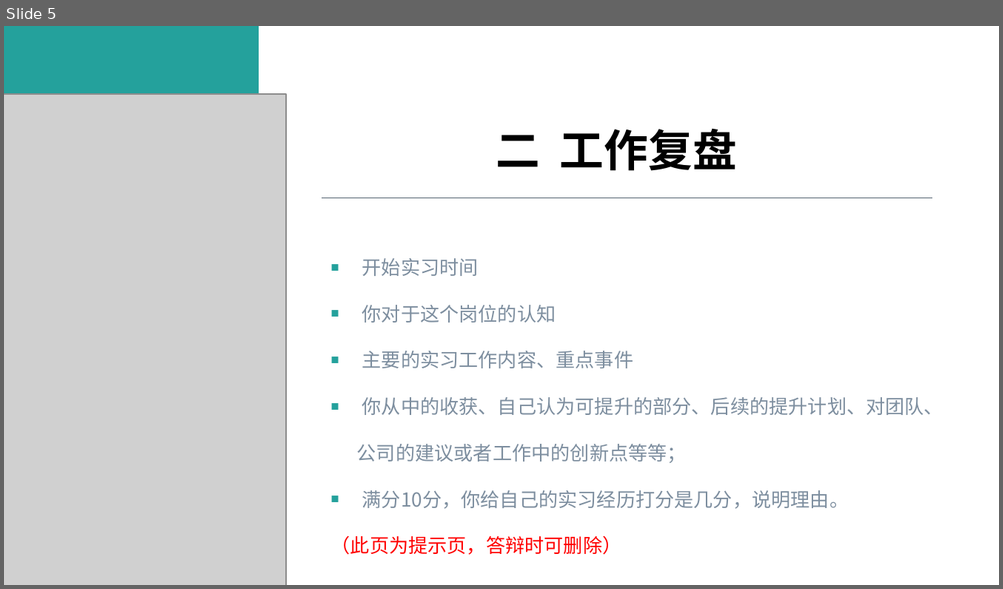
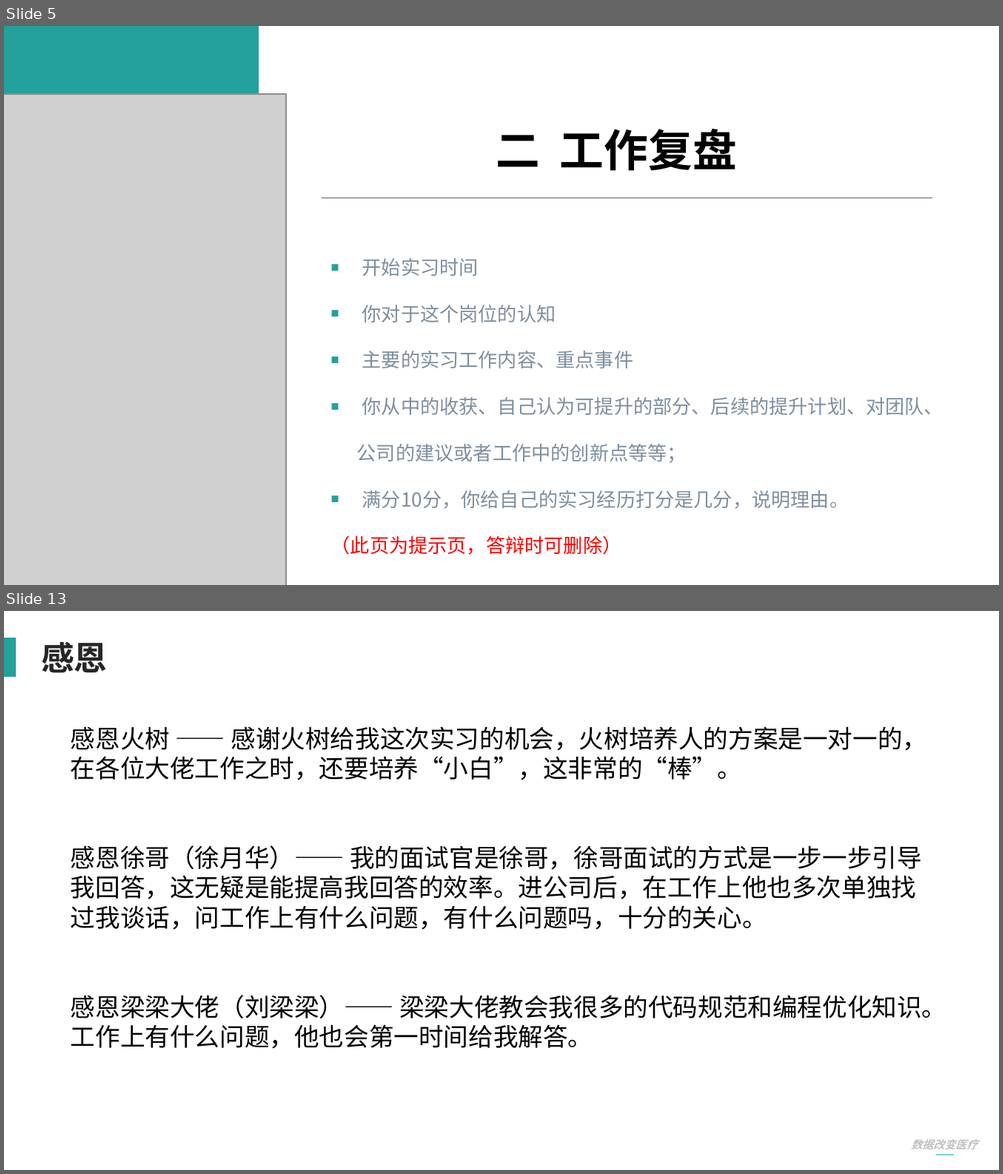
Before and after one commit to Aubwls/dabian, a slide deck: 实习答辩PPT模板-2020.pptx. Shown one above the other, each under a label of ours: slide 5 before the commit, slides 5 and 13 after it; the slides between them are not shown. The pictures are 1003x589 and 1003x1174 pixels, drawn with LibreOffice and Linux fonts; fonts in the diff are those of the drawing; grey boxes stand for pictures. Boxes give left, top, right and bottom in pixels: in the first picture for what was removed or moved away, otherwise in the second. Text is boxed around its words. In the diff, an @@ line names an element or a change of style, - is before the commit and + after.

Commit message:
提交要修改的代码

```diff
--- a/实习答辩PPT模板-2020.pptx
+++ b/实习答辩PPT模板-2020.pptx
@@ slide 13 added at (4, 611, 999, 1170), background #FFFFFF @@
@@ rectangle added at (4, 638, 16, 677), fill #24A19C @@
@@ text added at (41, 642, 108, 673), 24 pt, text #262626, bold @@
+感恩
@@ text added at (71, 726, 946, 1049), 18 pt, text #000000 @@
+感恩火树 —— 感谢火树给我这次实习的机会，火树培养人的方案是一对一的，在各位大佬工作之时，还要培养“小白”，这非常的“棒”。
+感恩徐哥（徐月华）—— 我的面试官是徐哥，徐哥面试的方式是一步一步引导我回答，这无疑是能提高我回答的效率。进公司后，在工作上他也多次单独找过我谈话，问工作上有什么问题，有什么问题吗，十分的关心。
+感恩梁梁大佬（刘梁梁）—— 梁梁大佬教会我很多的代码规范和编程优化知识。
+工作上有什么问题，他也会第一时间给我解答。
@@ text added at (910, 1140, 977, 1150), 8 pt, text #BFBFBF, bold, italic @@
+数据改变医疗
@@ line added from (936, 1155) to (954, 1155), #0AB9C2 0.75 pt @@
```
Also in this commit, not shown: 8 slides changed, 1 other slide added.
